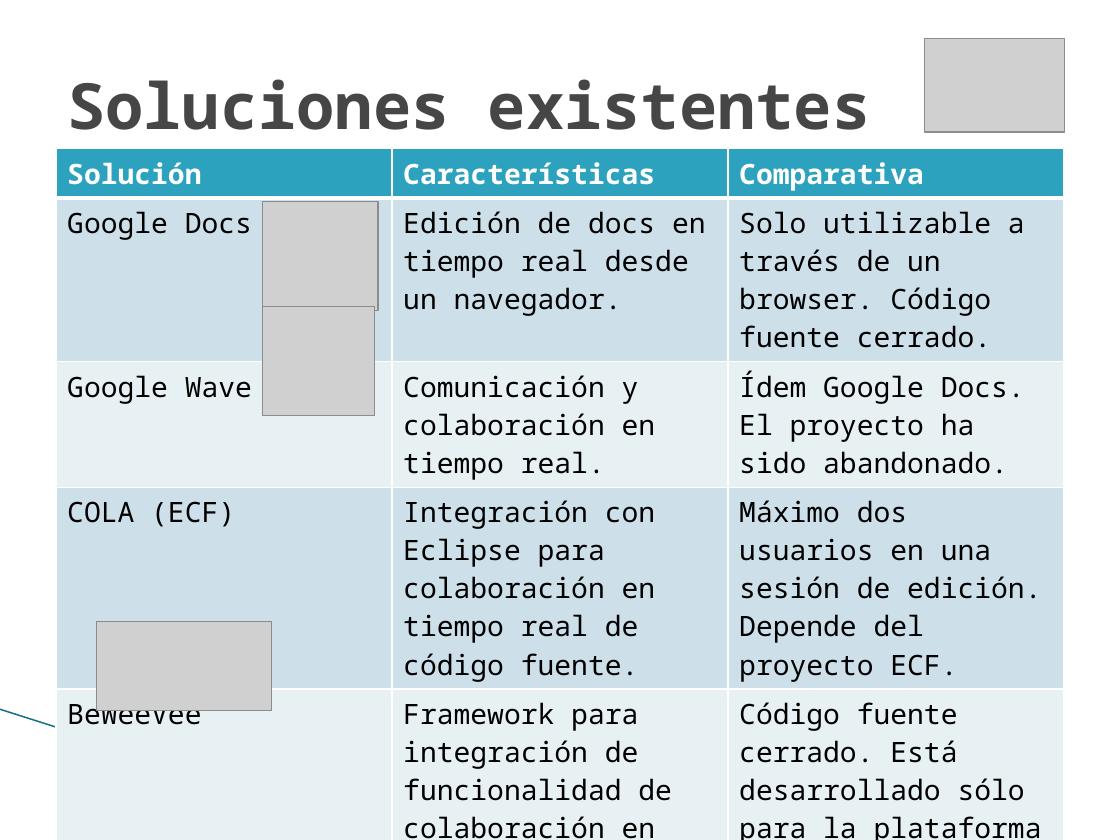
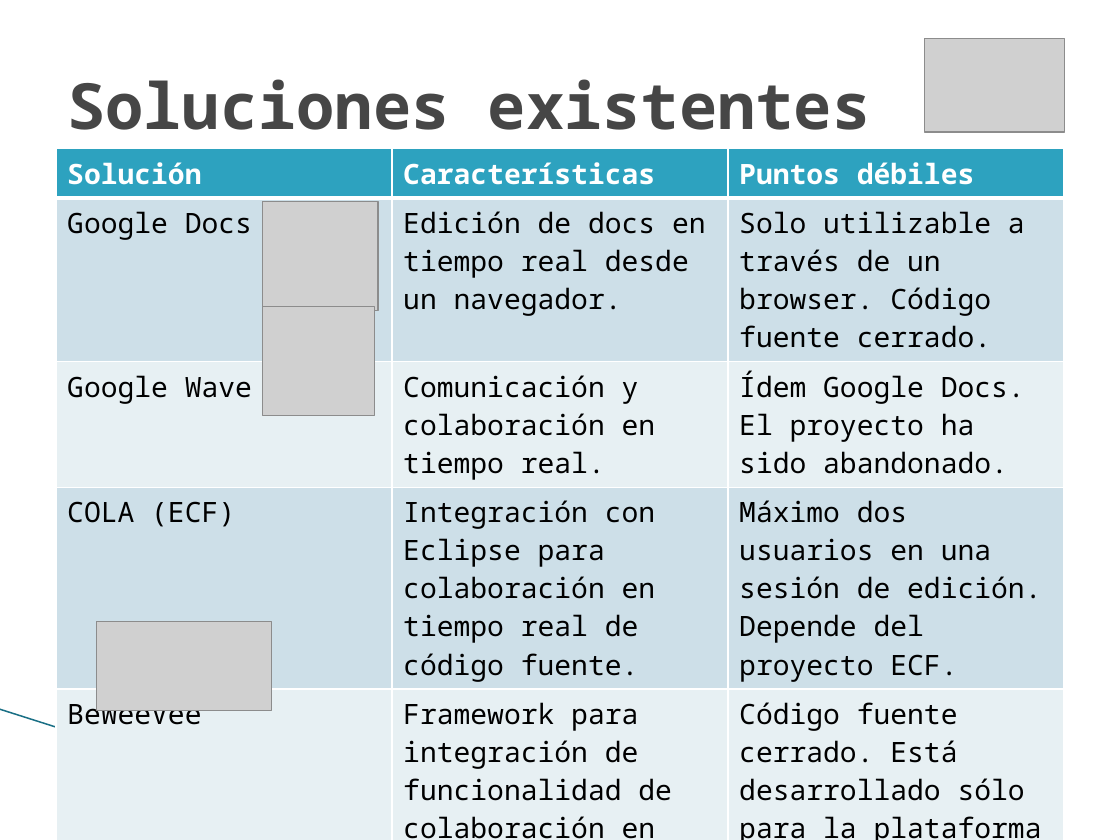
Before and after one commit to maurociancio/parallel-editor, a slide deck: slide 7 of doc/presentacion/presentacion.pptx. Drawn at 1120x840 pixels with LibreOffice and Linux fonts; fonts in the diff are those of the drawing; grey boxes stand for pictures; background and template pictures are left out. Boxes give left, top, right and bottom in pixels: in the first picture for what was removed or moved away, otherwise in the second. Text is boxed around its words. In the diff, an @@ line names an element or a change of style, - is before the commit and + after.

```diff
--- a/doc/presentacion/presentacion.pptx
+++ b/doc/presentacion/presentacion.pptx
@@ table at <box>56,149,1064,840</box> @@
-row 1, column 3: Comparativa
+row 1, column 3: Puntos débiles
```
Also in this commit, not shown: 2 other slides changed.
